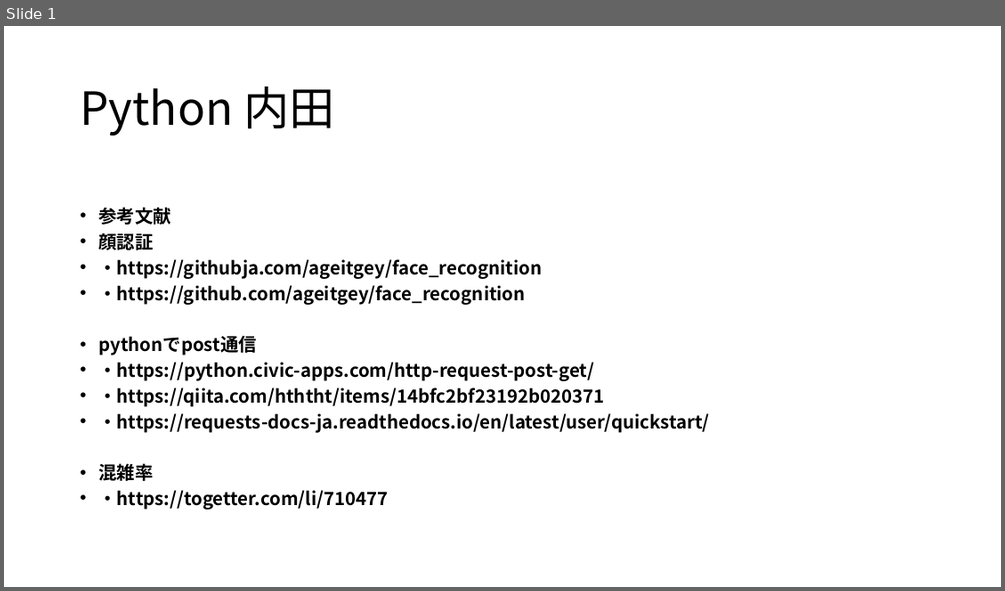
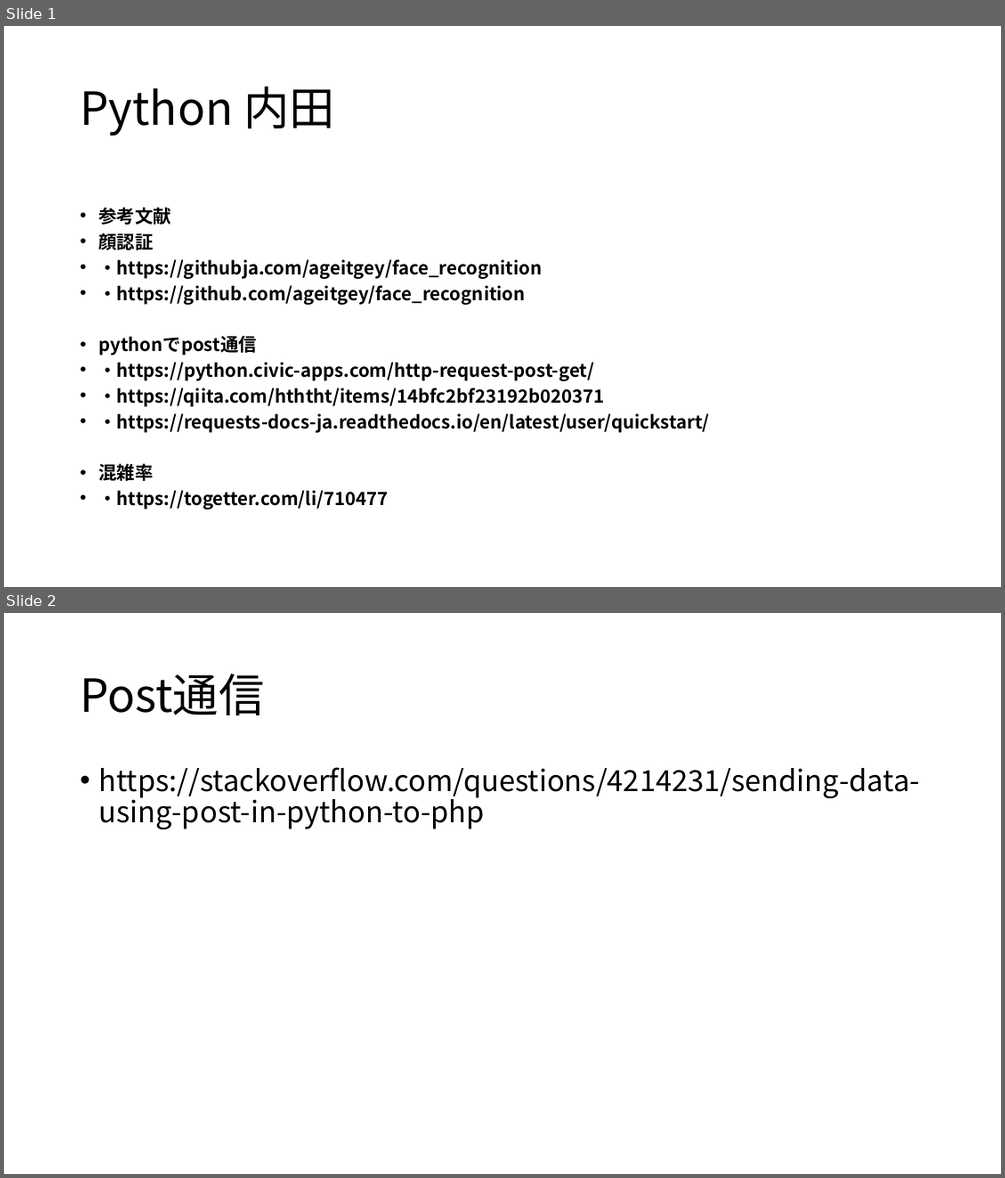
Before and after one commit to kut-info-ase-2018/hi-g2, a slide deck: python参考文献.pptx. Shown one above the other, each under a label of ours: slide 1 before the commit, slides 1 and 2 after it. The pictures are 1005x591 and 1005x1178 pixels, drawn with LibreOffice and Linux fonts; fonts in the diff are those of the drawing. Boxes give left, top, right and bottom in pixels: in the first picture for what was removed or moved away, otherwise in the second. Text is boxed around its words. In the diff, an @@ line names an element or a change of style, - is before the commit and + after.

```diff
--- a/python参考文献.pptx
+++ b/python参考文献.pptx
@@ slide 2 added at (4, 613, 1001, 1174), background #FFFFFF @@
@@ title added at (80, 674, 264, 715), 44 pt, text #000000 @@
+Post通信
@@ text added at (98, 767, 919, 829), 28 pt, text #000000 @@
+• https://stackoverflow.com/questions/4214231/sending-data-using-post-in-python-to-php
```
